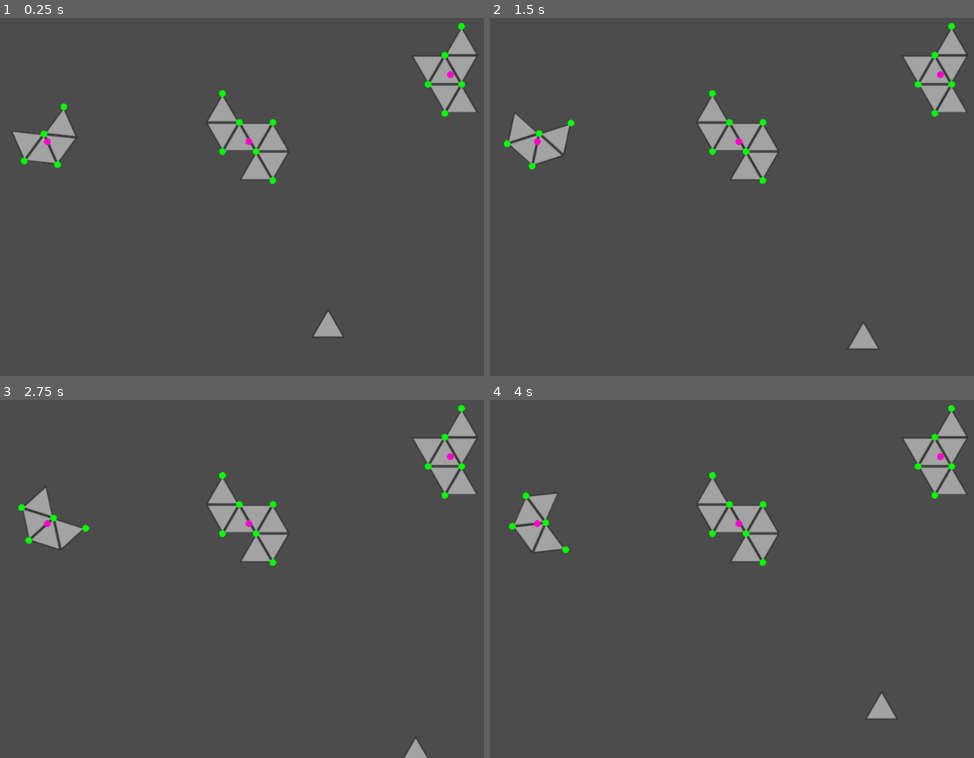
Above: before the commit, frames 1-4 (two rows, left to right).
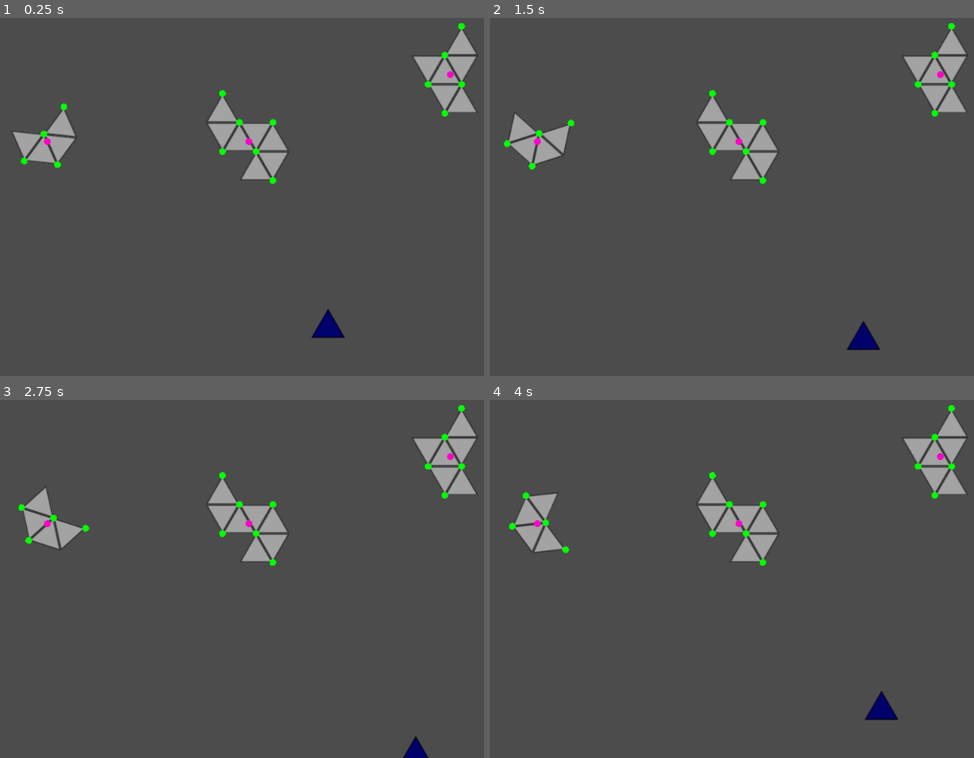
Above: after the commit, the same moments.

Repository: tristaaan/AsteroidGame
Game: Godot game, scene res://Gameplay.tscn
Two runs of this game, one before a commit and one after it. Both use one fixed random seed, a clock stepped at 60 frames per second and the inputs below.
Inputs (mouse positions are in pixels of both pictures, inside the frame that each line leads up to):
- Up to frame 1 (0.25 s): no input
- Up to frame 2 (1.5 s): tap Enter (ui_accept) at 0.5, 0.77 s; move the mouse to (964, 154) at 0.52 s; hold Right (ui_right) 0.53-1.28 s; click (964, 154) at 0.67 s; move the mouse to (678, 193) at 1.27 s; hold Down (ui_down) from 1.28 s (still down)
- Up to frame 3 (2.75 s): tap Enter (ui_accept) at 1.52 s; move the mouse to (392, 468) at 2.02 s; release Down (ui_down) at 2.03 s; hold Right (ui_right) from 2.03 s (still down)
- Up to frame 4 (4 s): move the mouse to (780, 636) at 2.77 s; release Right (ui_right) at 2.78 s; hold Up (ui_up) 2.78-3.53 s; click (780, 636) at 2.92 s; tap Enter (ui_accept) at 3.02, 3.77 s; move the mouse to (outside the picture) at 3.52 s; hold Left (ui_left) from 3.53 s (still down)

The runs differ from the first frame. In frame 1, 0.3% of the frame differs, in the area x 64-72%, y 81-90%; in frame 2, 0.3%; in frame 3, 0.2%; in frame 4, 0.3%.

Commit message:
Change character from Area2D to KinematicBody2D

Diff:
--- a/Character.gd
+++ b/Character.gd
@@ -1,4 +1,4 @@
-extends Area2D
+extends KinematicBody2D
 
 export var speed = 400
 var screen_size
@@ -6,6 +6,7 @@
 # Called when the node enters the scene tree for the first time.
 func _ready():
 	screen_size = get_viewport_rect().size
+	self.modulate = Color("#0000aa")
 
 func _process(delta):
 	var increment = 90
--- a/Gameplay.tscn
+++ b/Gameplay.tscn
@@ -15,12 +15,12 @@
 [node name="AsteroidFactory" type="Node2D" parent="."]
 script = ExtResource( 2 )
 
-[node name="Character" type="Area2D" parent="."]
+[node name="Character" type="KinematicBody2D" parent="."]
 position = Vector2( 518, 521 )
 script = ExtResource( 4 )
 
+[node name="CollisionShape2D" type="CollisionPolygon2D" parent="Character"]
+polygon = PoolVector2Array( 0, -20, -23, 21, 23, 21 )
+
 [node name="Sprite" type="Sprite" parent="Character"]
 texture = ExtResource( 3 )
-
-[node name="CollisionShape2D" type="CollisionPolygon2D" parent="Character"]
-polygon = PoolVector2Array( 0, -20, -23, 21, 23, 21 )
